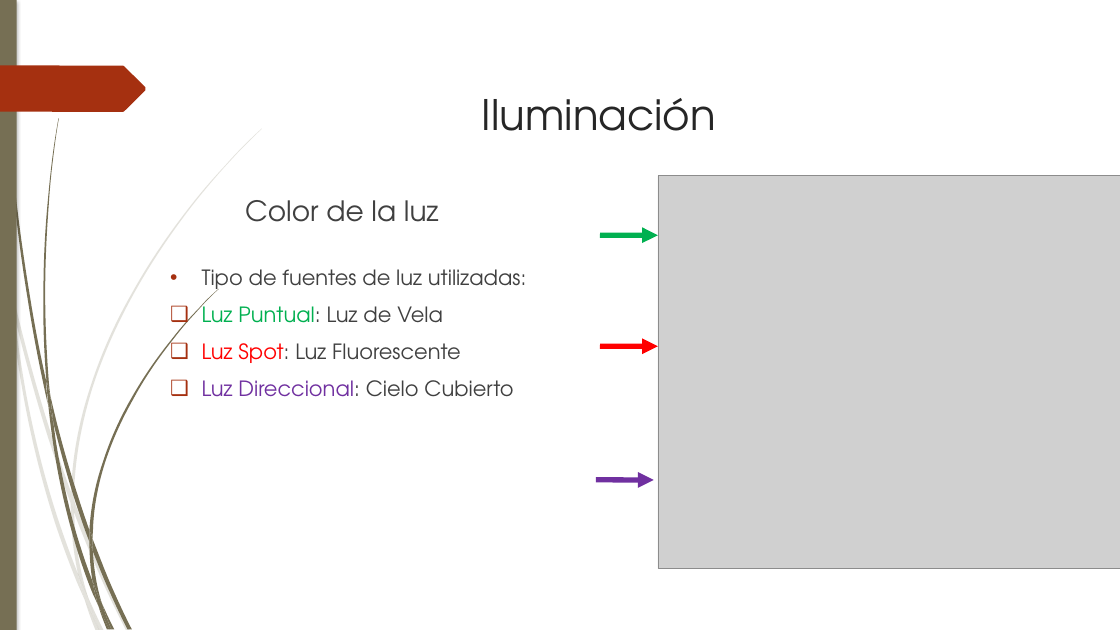
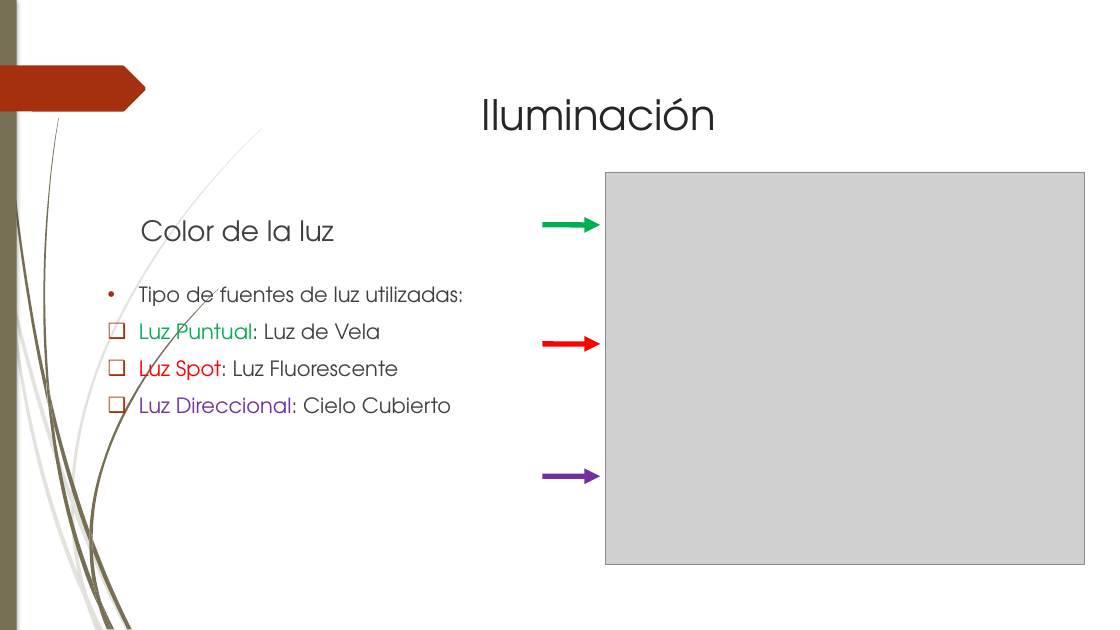
Before and after one commit to Barbmatt/Proyecto2, a slide deck: slide 9 of Presentación/Presentacion Proyecto 2.pptx. Drawn at 1120x630 pixels with LibreOffice and Linux fonts; fonts in the diff are those of the drawing; grey boxes stand for pictures. Boxes give left, top, right and bottom in pixels: in the first picture for what was removed or moved away, otherwise in the second. Text is boxed around its words. In the diff, an @@ line names an element or a change of style, - is before the commit and + after.

```diff
--- a/Presentación/Presentacion Proyecto 2.pptx
+++ b/Presentación/Presentacion Proyecto 2.pptx
@@ freeform shape at box(71, 129, 262, 501): outline redrawn @@
@@ picture: place and size @@
-picture at box(658, 176, 1120, 569)
+picture at box(606, 172, 1085, 565)
@@ text "Color de la luz": place and size @@
-text "Color de la luz" at box(245, 200, 439, 222)
+text "Color de la luz" at box(141, 220, 334, 242)
@@ freeform shape: place and size @@
-freeform shape at box(600, 235, 658, 235)
+freeform shape at box(543, 225, 601, 225)
@@ freeform shape at box(89, 289, 218, 539): outline redrawn @@
@@ text "Tipo de fuentes de luz ...": place and size @@
-text "Tipo de fuentes de luz ..." at box(202, 269, 526, 397)
+text "Tipo de fuentes de luz ..." at box(139, 286, 463, 414)
@@ freeform shape: place and size @@
-freeform shape at box(600, 346, 658, 346)
+freeform shape at box(543, 344, 601, 344)
@@ freeform shape: place and size @@
-freeform shape at box(596, 480, 654, 480)
+freeform shape at box(543, 476, 601, 476)
```
Also in this commit, not shown: 14 other slides changed, 1 slide added, 1 slide removed, 2 other files.
